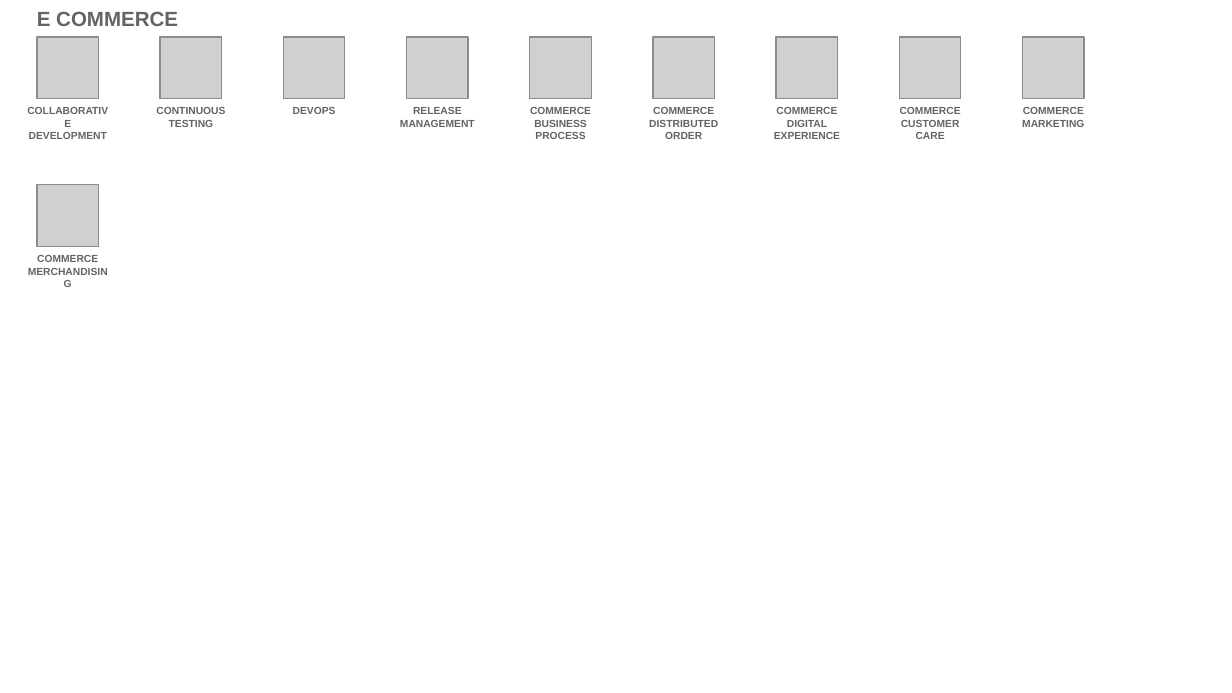
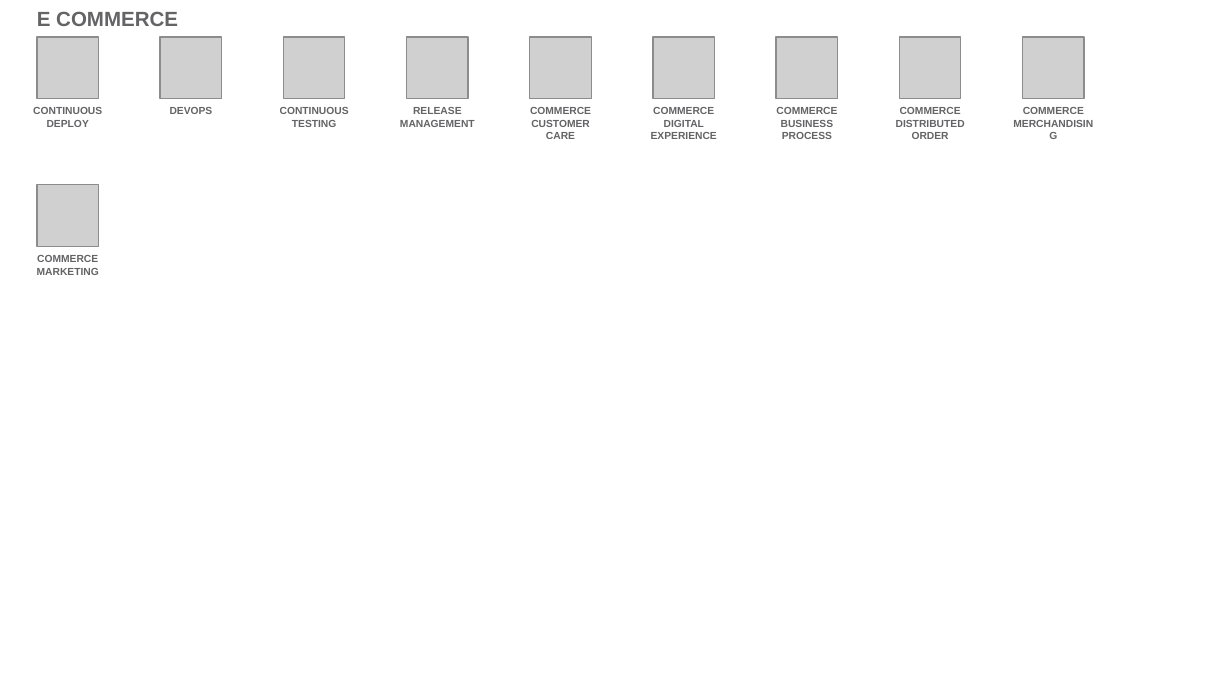
Before and after one commit to l2fprod/myarchitecture, a slide deck: slide 17 of mycatalog-architecture-diagram-template.pptx. Drawn at 1232x693 pixels with LibreOffice and Linux fonts; fonts in the diff are those of the drawing; grey boxes stand for pictures. Boxes give left, top, right and bottom in pixels: in the first picture for what was removed or moved away, otherwise in the second. Text is boxed around its words. In the diff, an @@ line names an element or a change of style, - is before the commit and + after.

```diff
--- a/mycatalog-architecture-diagram-template.pptx
+++ b/mycatalog-architecture-diagram-template.pptx
@@ text at <box>33,107,102,127</box>: text changed @@
-COLLABORATIVE DEVELOPMENT
+CONTINUOUS DEPLOY
@@ text "DEVOPS": place and size @@
-text "DEVOPS" at <box>293,107,336,114</box>
+text "DEVOPS" at <box>170,107,213,114</box>
@@ text "CONTINUOUS TESTING": place and size @@
-text "CONTINUOUS TESTING" at <box>156,107,225,127</box>
+text "CONTINUOUS TESTING" at <box>280,107,349,127</box>
@@ text at <box>530,107,591,139</box>: text changed @@
-COMMERCE BUSINESS PROCESS
+COMMERCE CUSTOMER CARE
@@ text "COMMERCE DIGITAL EXPERIENCE": place and size @@
-text "COMMERCE DIGITAL EXPERIENCE" at <box>774,107,840,139</box>
+text "COMMERCE DIGITAL EXPERIENCE" at <box>651,107,717,139</box>
@@ text at <box>776,107,837,139</box>: text changed @@
-COMMERCE DISTRIBUTED ORDER
+COMMERCE BUSINESS PROCESS
@@ text at <box>896,107,965,139</box>: text changed @@
-COMMERCE CUSTOMER CARE
+COMMERCE DISTRIBUTED ORDER
@@ text at <box>1023,107,1084,114</box>: text changed @@
-COMMERCE MARKETING
+COMMERCE MERCHANDISING
@@ text at <box>37,255,99,275</box>: text changed @@
-COMMERCE MERCHANDISING
+COMMERCE MARKETING
```
Also in this commit, not shown: 19 other slides changed.
